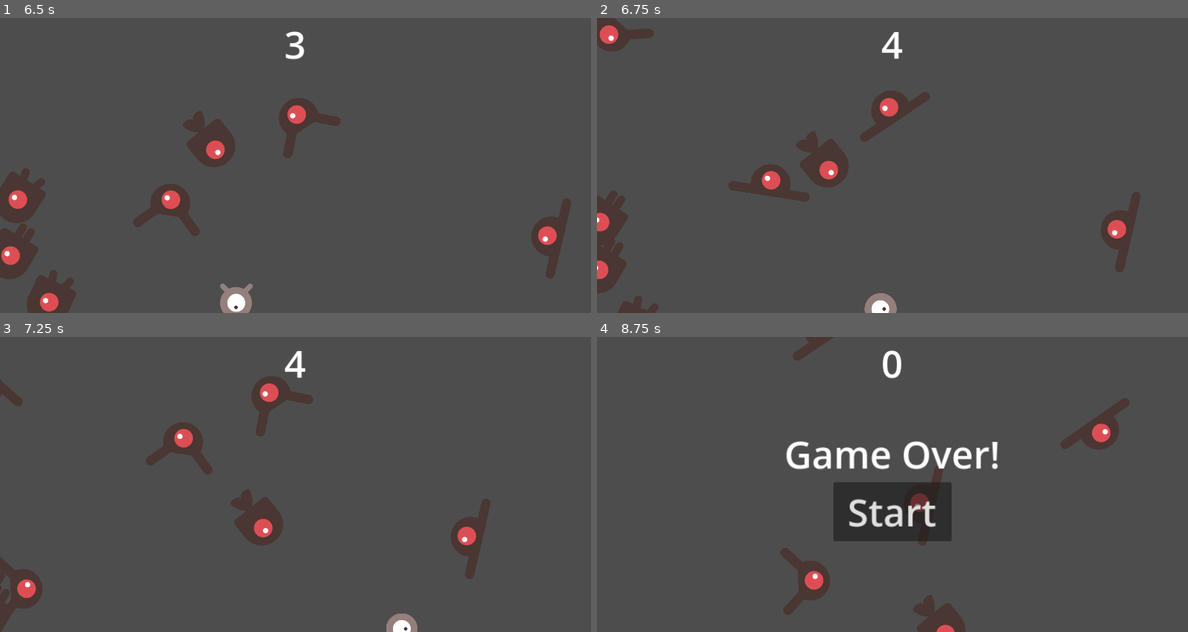
Above: before the commit, frames 1-4 (two rows, left to right).
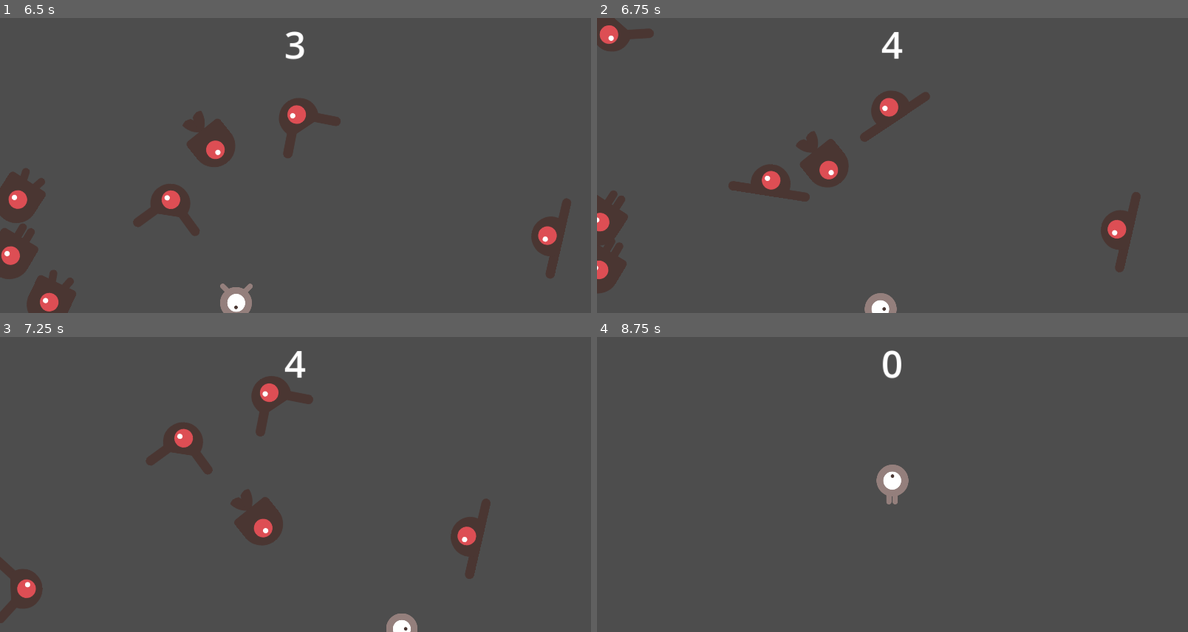
Above: after the commit, the same moments.

Repository: niqzart/godot-test
Game: Godot game, scene res://scenes/main/main.tscn
The game is run twice, just before and just after one commit, with the same random seed, the same clock (stepped at 60 frames per second) and the same inputs. The project has no main scene, so this scene is started directly.
Inputs:
- Up to frame 1 (6.5 s): click "Start" at 0.5 s; tap Enter at 1.25 s; hold Right (move_right) 1.28-2.03 s; hold Down (move_down) 2.03-2.78 s; hold Right (move_right) 2.78-3.53 s; hold Up (move_up) 3.53-4.28 s; hold Left (move_left) 4.28-5.78 s; hold Down (move_down) from 5.78 s (still down)
- Up to frame 2 (6.75 s): release Down (move_down) at 6.53 s; hold Right (move_right) from 6.53 s (still down)
- Up to frame 3 (7.25 s): keep holding Right (move_right)
- Up to frame 4 (8.75 s): release Right (move_right) at 7.28 s; hold Up (move_up) 7.28-8 s; click "Start" at 8 s

Frame 1 is identical in both runs. In frame 2, 0.2% of the frame differs, in the area x 3-11%, y 94-100%; in frame 3, 0.3%; in frame 4, 8.1%, in the area x 31-90%, y 0-100%.

Commit message:
fix: remove enemies on restart or screen leave

Diff:
--- a/scenes/enemy/enemy.gd
+++ b/scenes/enemy/enemy.gd
@@ -4,3 +4,7 @@
 func _ready() -> void:
     var mob_types: PackedStringArray = $AnimatedSprite2D.sprite_frames.get_animation_names()
     $AnimatedSprite2D.play(mob_types[randi() % mob_types.size()])
+
+
+func _on_visible_on_screen_notifier_2d_screen_exited() -> void:
+    queue_free()
--- a/scenes/enemy/enemy.tscn
+++ b/scenes/enemy/enemy.tscn
@@ -64,3 +64,5 @@
 shape = SubResource("CapsuleShape2D_xer00")
 
 [node name="VisibleOnScreenNotifier2D" type="VisibleOnScreenNotifier2D" parent="."]
+
+[connection signal="screen_exited" from="VisibleOnScreenNotifier2D" to="." method="_on_visible_on_screen_notifier_2d_screen_exited"]
--- a/scenes/main/main.gd
+++ b/scenes/main/main.gd
@@ -4,6 +4,7 @@
 
 
 func new_game() -> void:
+    $Spawner.clear_spawned()
     score = 0
     $HUD.update_score(score)
     $Player.start($StartPosition.position)
--- a/scenes/spawner/spawner.gd
+++ b/scenes/spawner/spawner.gd
@@ -17,8 +17,13 @@
     enemy.rotation = spawn_location.rotation + PI / 2 + randf_range(-PI / 4, PI / 4)
     enemy.linear_velocity = Vector2(randf_range(150.0, 250.0), 0.0).rotated(enemy.rotation)
 
+    enemy.add_to_group("enemies")
+
     add_child(enemy)
 
 
 func stop_spawning() -> void:
     $SpawnTimer.stop()
+
+func clear_spawned() -> void:
+    get_tree().call_group("enemies", "queue_free")
